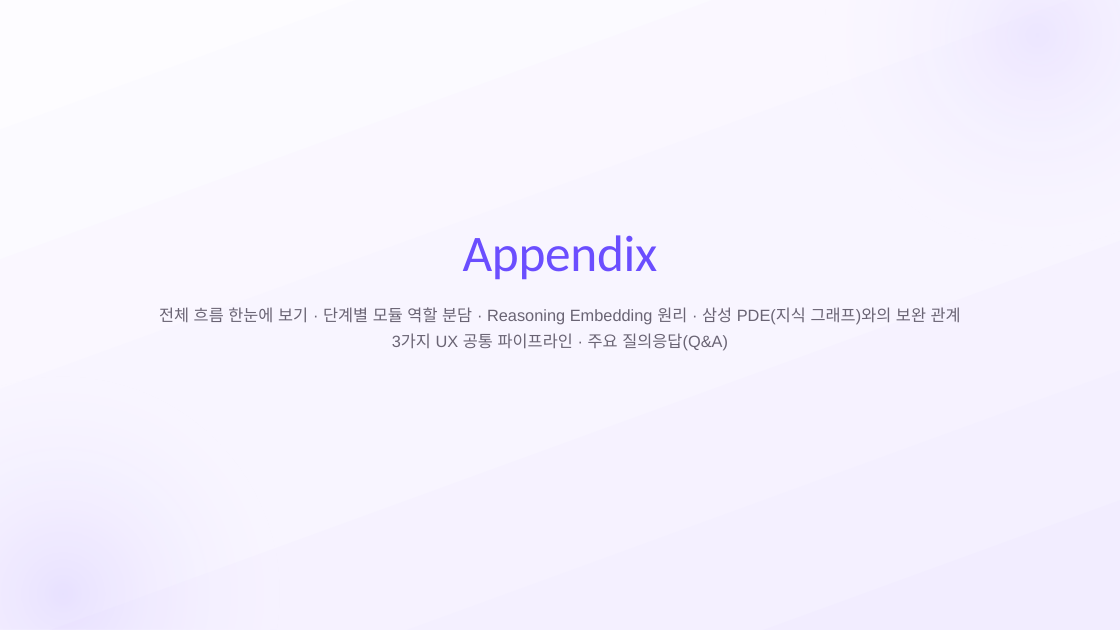
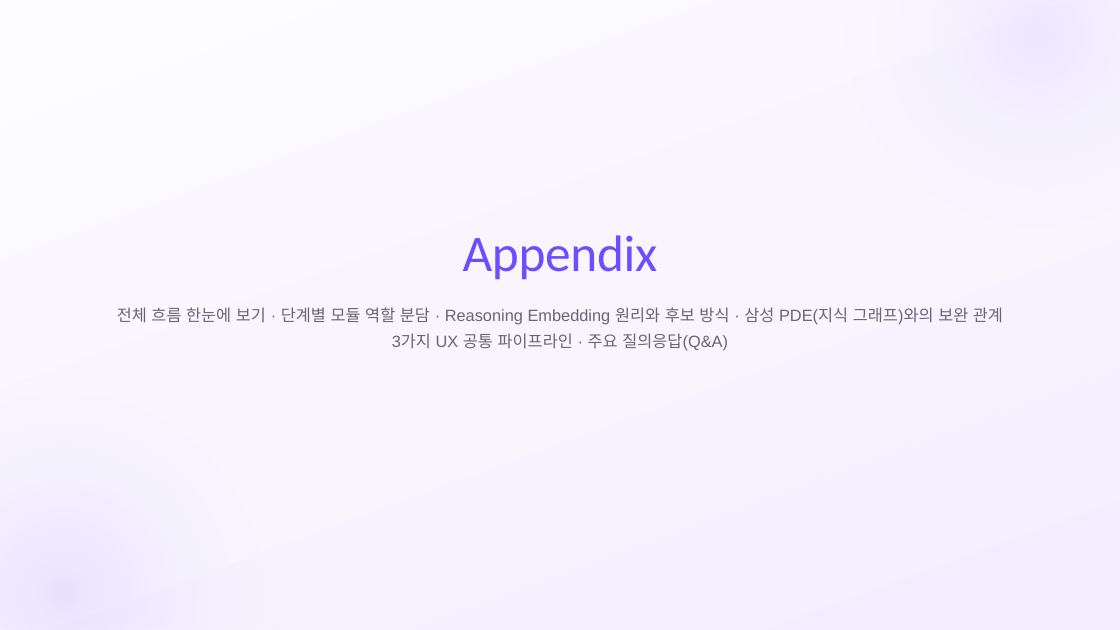
Before and after one commit to SB-Jo/t3, a slide deck: slide 18 of weave/결선준비/09_HowItWorks/HowItWorks_Argon_claude.pptx. Drawn at 1120x630 pixels with LibreOffice and Linux fonts; fonts in the diff are those of the drawing. Boxes give left, top, right and bottom in pixels: in the first picture for what was removed or moved away, otherwise in the second. Text is boxed around its words. In the diff, an @@ line names an element or a change of style, - is before the commit and + after.

```diff
--- a/weave/결선준비/09_HowItWorks/HowItWorks_Argon_claude.pptx
+++ b/weave/결선준비/09_HowItWorks/HowItWorks_Argon_claude.pptx
@@ text at (151,307,968,325): text changed @@
-전체 흐름 한눈에 보기 · 단계별 모듈 역할 분담 · Reasoning Embedding 원리 · 삼성 PDE(지식 그래프)와의 보완 관계
+전체 흐름 한눈에 보기 · 단계별 모듈 역할 분담 · Reasoning Embedding 원리와 후보 방식 · 삼성 PDE(지식 그래프)와의 보완 관계
```
Also in this commit, not shown: 8 other slides changed, 1 slide added, 10 other files.
